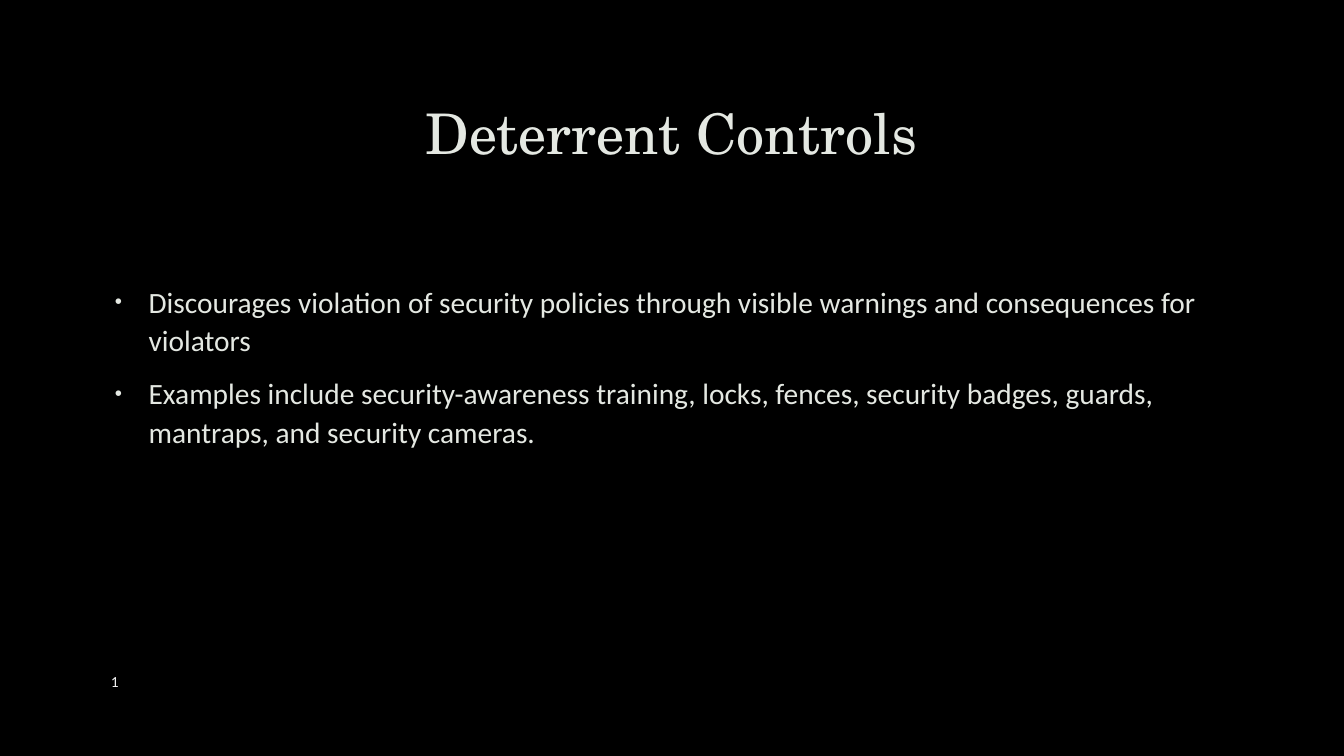
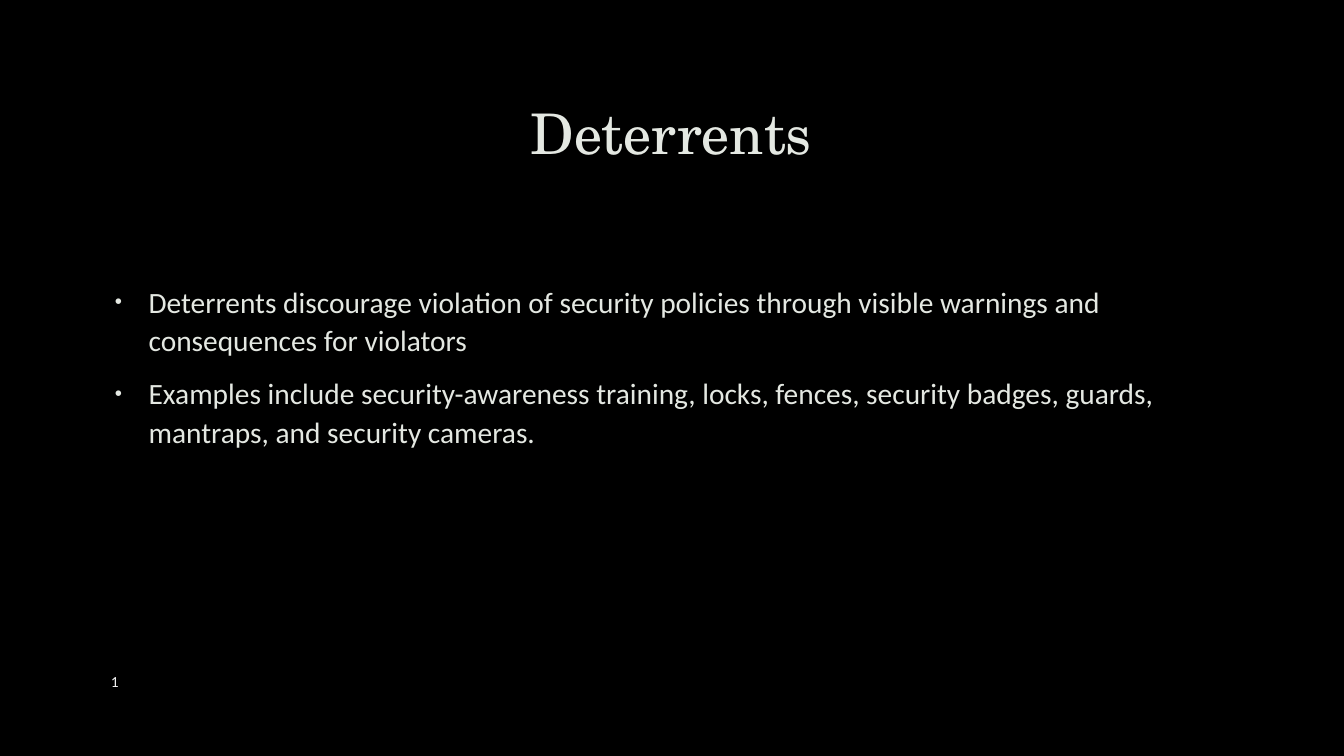
Before and after one commit to robert-mcknight/citx1003, a slide deck: slide 15 of cits1003-lecture_slides/CITS1003-7 Security Management.pptx (slide 21 before the commit). Drawn at 1344x756 pixels with LibreOffice and Linux fonts; fonts in the diff are those of the drawing; background and template pictures are left out. Boxes give left, top, right and bottom in pixels: in the first picture for what was removed or moved away, otherwise in the second. Text is boxed around its words. In the diff, an @@ line names an element or a change of style, - is before the commit and + after.

```diff
--- a/cits1003-lecture_slides/CITS1003-7 Security Management.pptx
+++ b/cits1003-lecture_slides/CITS1003-7 Security Management.pptx
@@ title at box(531, 113, 812, 155): text changed @@
-Deterrent Controls
+Deterrents
@@ text at box(149, 292, 1100, 356): text changed @@
-• Discourages violation of security policies through visible warnings and consequences for violators
+• Deterrents discourage violation of security policies through visible warnings and consequences for violators
```
Also in this commit, not shown: 3 other slides changed, 1 slide added, 23 slides removed, 8 other files.
